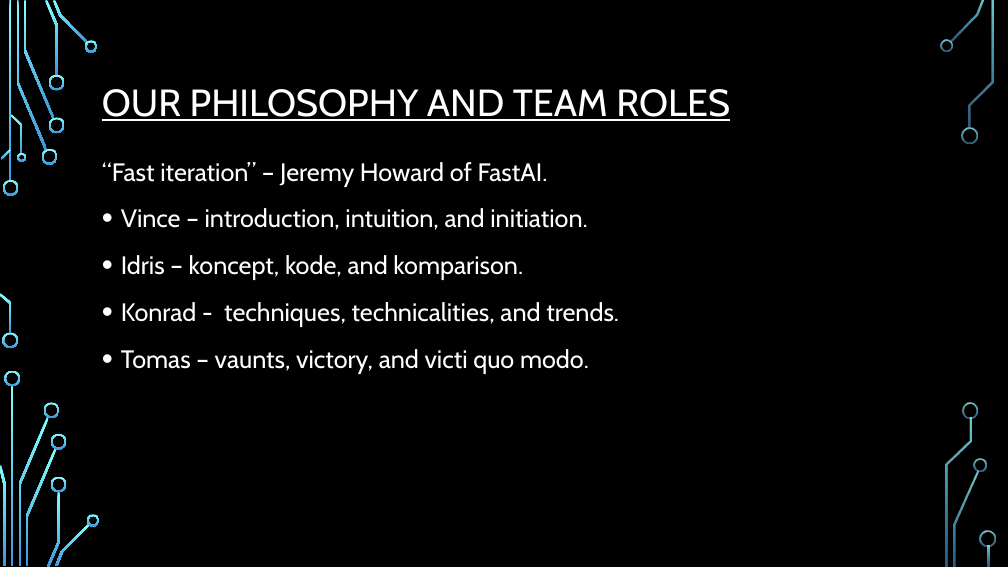
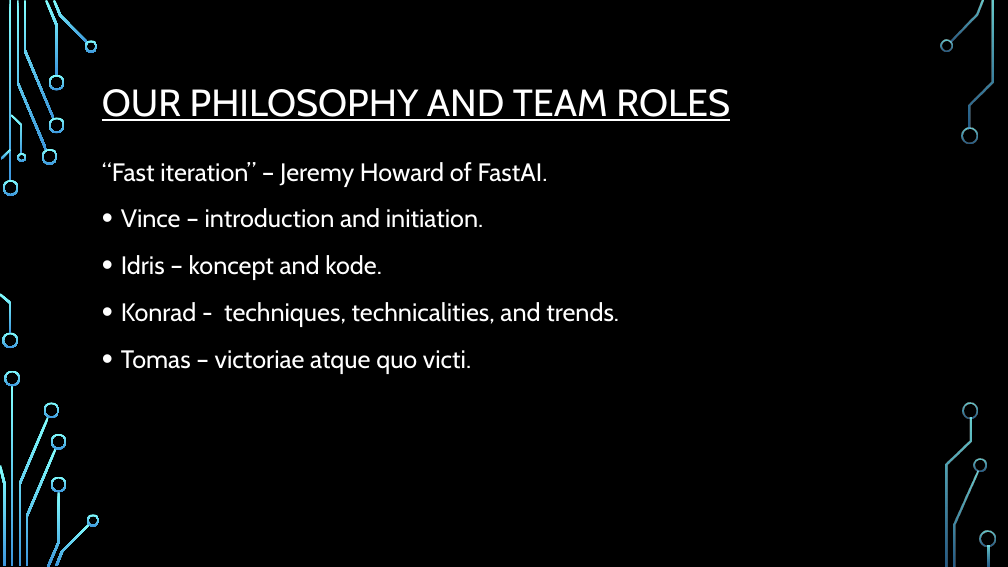
Before and after one commit to idrisdodwell00711/EPM106, a slide deck: slide 3 of Team INVIKTUS.pptm. Drawn at 1008x567 pixels with LibreOffice and Linux fonts; fonts in the diff are those of the drawing; background and template pictures are left out. Boxes give left, top, right and bottom in pixels: in the first picture for what was removed or moved away, otherwise in the second. Text is boxed around its words. In the diff, an @@ line names an element or a change of style, - is before the commit and + after.

```diff
--- a/Team INVIKTUS.pptm
+++ b/Team INVIKTUS.pptm
@@ text at [121, 208, 483, 280]: text changed @@
-• Vince – introduction, intuition, and initiation.
-• Idris – koncept, kode, and komparison.
+• Vince – introduction and initiation.
+• Idris – koncept and kode.
@@ text at [121, 350, 471, 374]: text changed @@
-• Tomas – vaunts, victory, and victi quo modo.
+• Tomas – victoriae atque quo victi.
```
Also in this commit, not shown: 3 other slides changed, 6 slides added, 4 slides removed, 2 other files.
